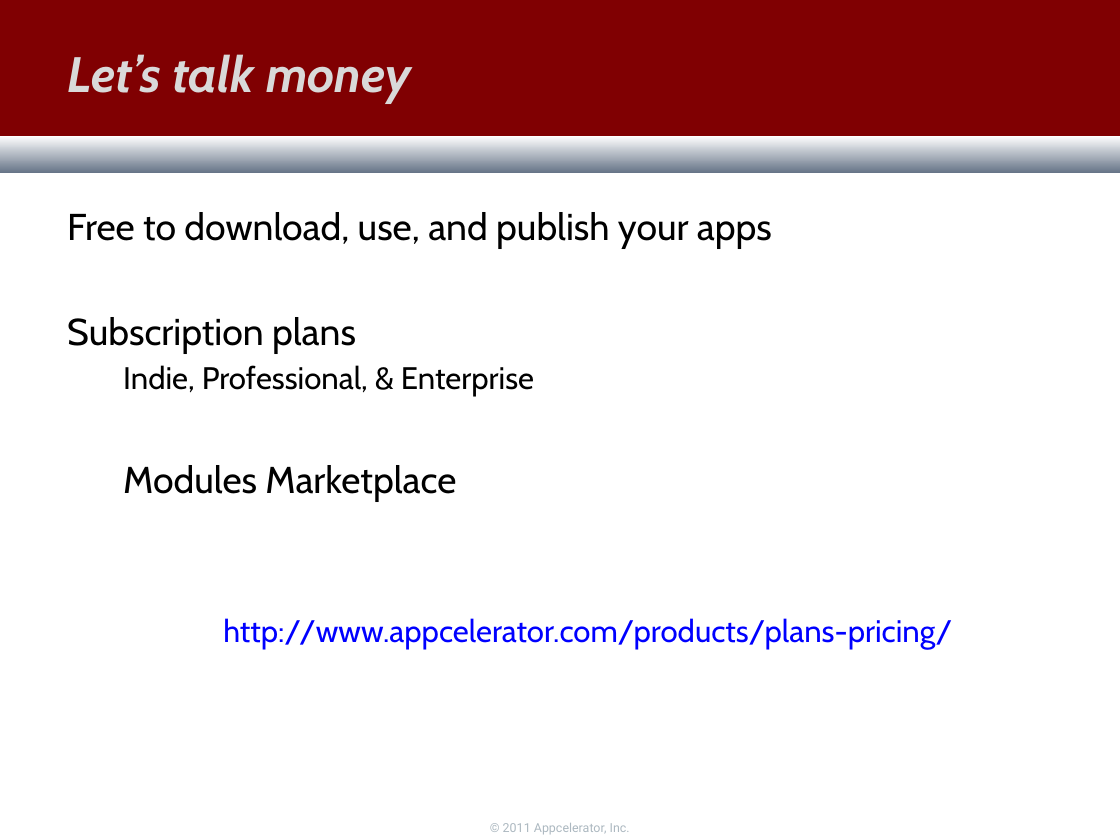
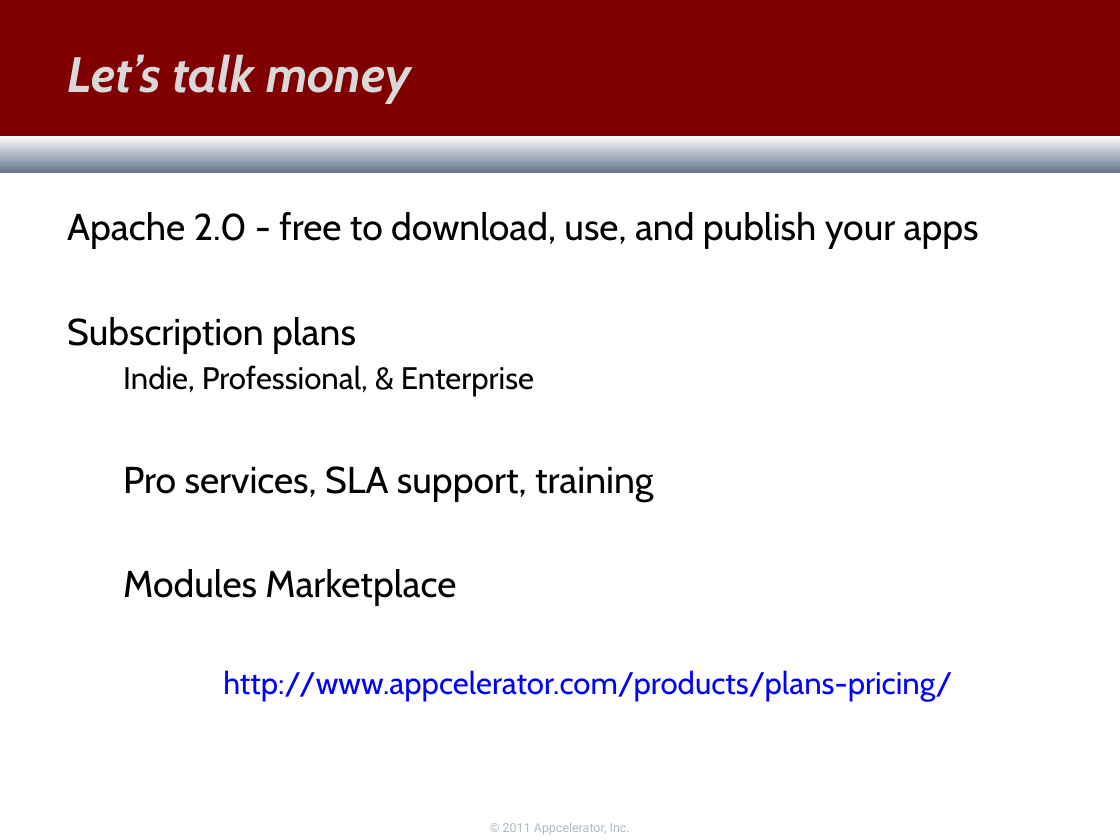
Before and after one commit to skypanther/BarCamp, a slide deck: slide 14 of BarCampRoc.pptx (slide 13 before the commit). Drawn at 1120x840 pixels with LibreOffice and Linux fonts; fonts in the diff are those of the drawing; background and template pictures are left out. Boxes give left, top, right and bottom in pixels: in the first picture for what was removed or moved away, otherwise in the second. Text is boxed around its words. In the diff, an @@ line names an element or a change of style, - is before the commit and + after.

Commit message:
Updated slides

```diff
--- a/BarCampRoc.pptx
+++ b/BarCampRoc.pptx
@@ text at [67, 212, 979, 249]: text changed @@
-Free to download, use, and publish your apps
+Apache 2.0 - free to download, use, and publish your apps
@@ text at [123, 466, 653, 501]: paragraph added @@
+Pro services, SLA support, training
```
Also in this commit, not shown: 3 other slides changed, 2 slides added, 1 slide removed.
